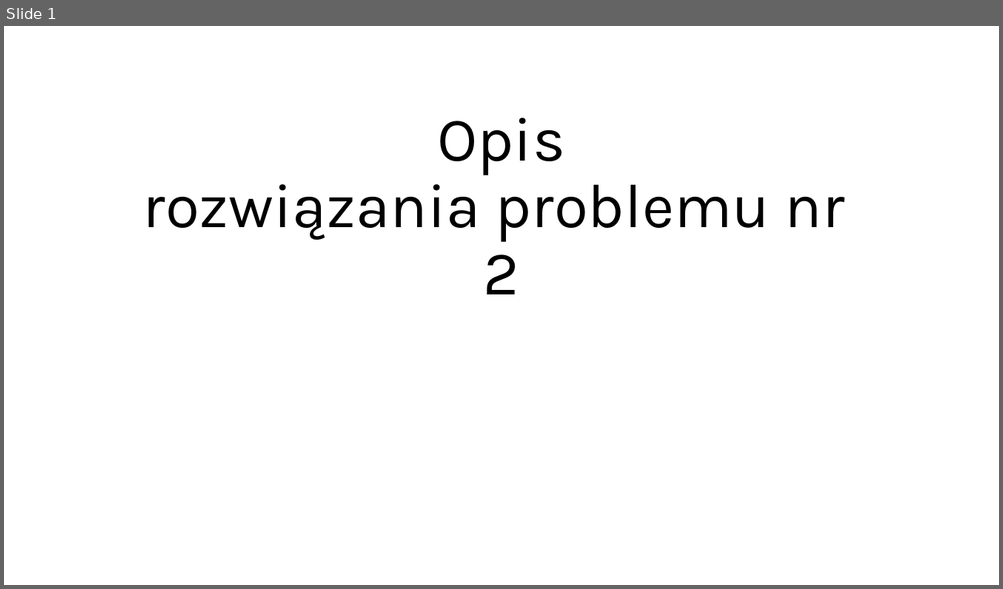
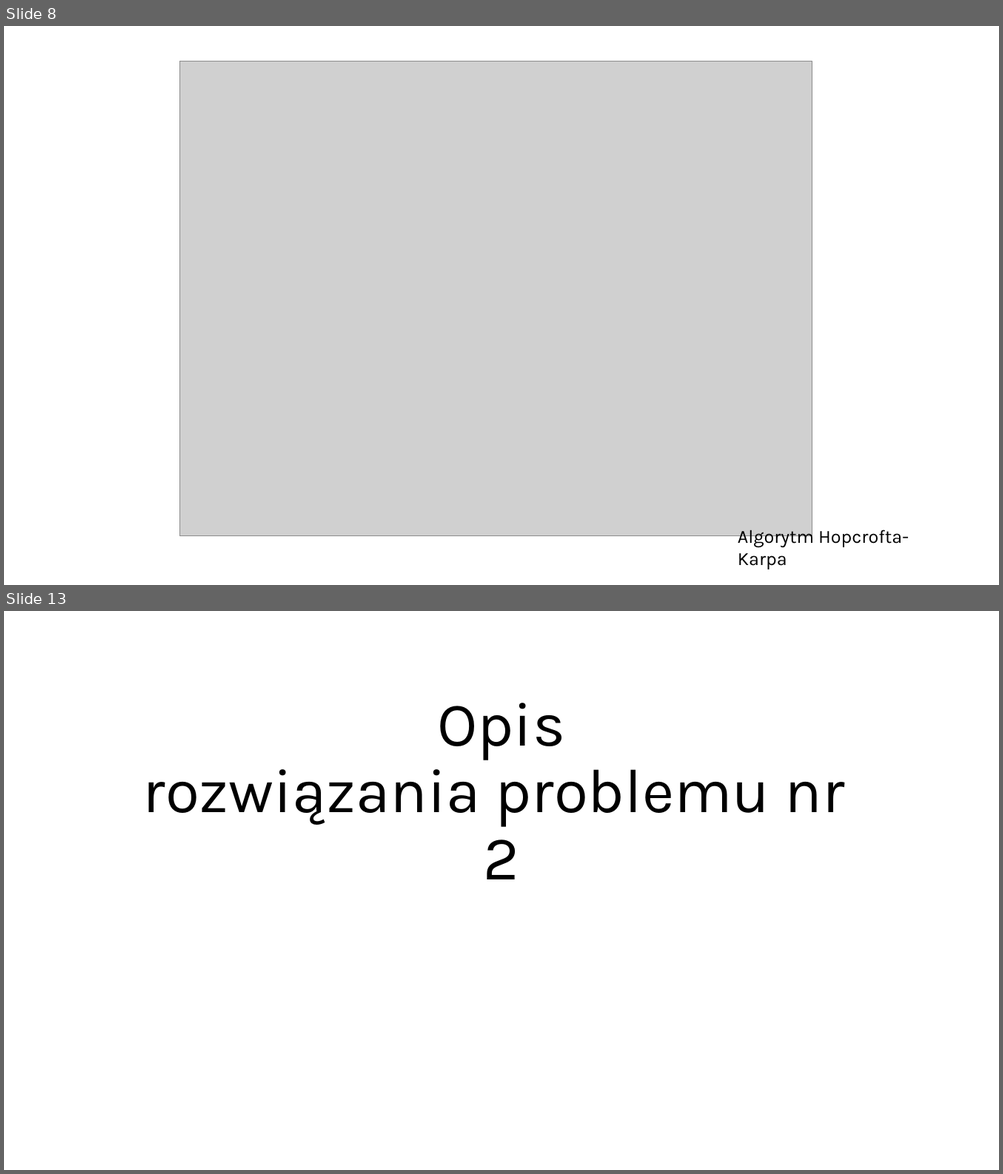
Before and after one commit to mwwisn/Plaszczak_never_lies, a slide deck: Problem_2_opis.pptx. Shown one above the other, each under a label of ours: slide 1 before the commit, slides 8 and 13 after it; the slides between them are not shown. The pictures are 1003x589 and 1003x1174 pixels, drawn with LibreOffice and Linux fonts; fonts in the diff are those of the drawing; grey boxes stand for pictures. Boxes give left, top, right and bottom in pixels: in the first picture for what was removed or moved away, otherwise in the second. Text is boxed around its words. In the diff, an @@ line names an element or a change of style, - is before the commit and + after.

```diff
--- a/Problem_2_opis.pptx
+++ b/Problem_2_opis.pptx
@@ slide 8 added at <box>4,26,999,585</box>, background #FFFFFF @@
@@ picture added at <box>179,62,812,537</box> @@
@@ text added at <box>737,526,908,570</box>, 18 pt, text #000000 @@
+Algorytm Hopcrofta-Karpa
@@ what was slide 1 is now slide 13 @@
```
Also in this commit, not shown: 11 other slides added.
